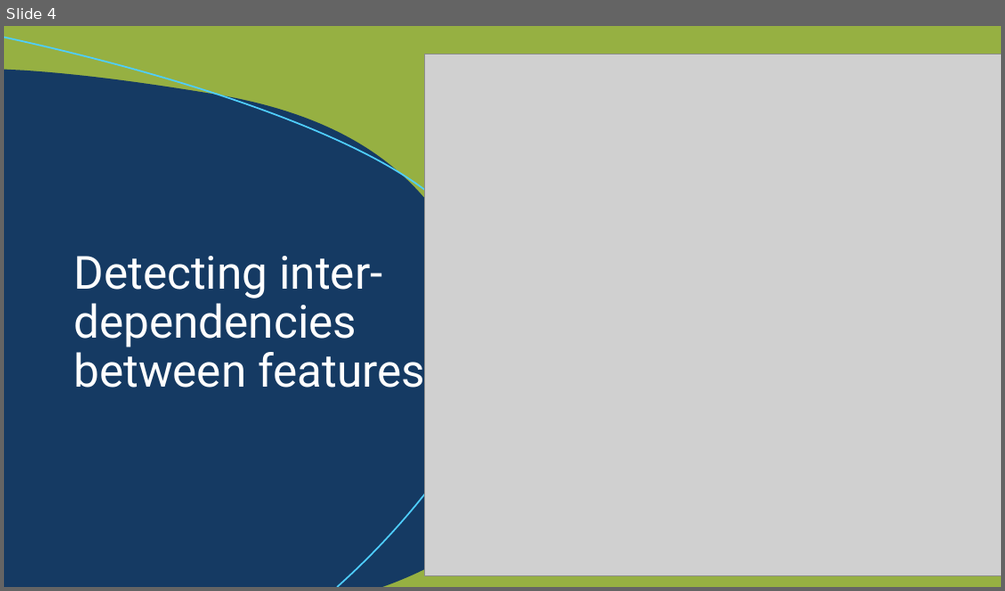
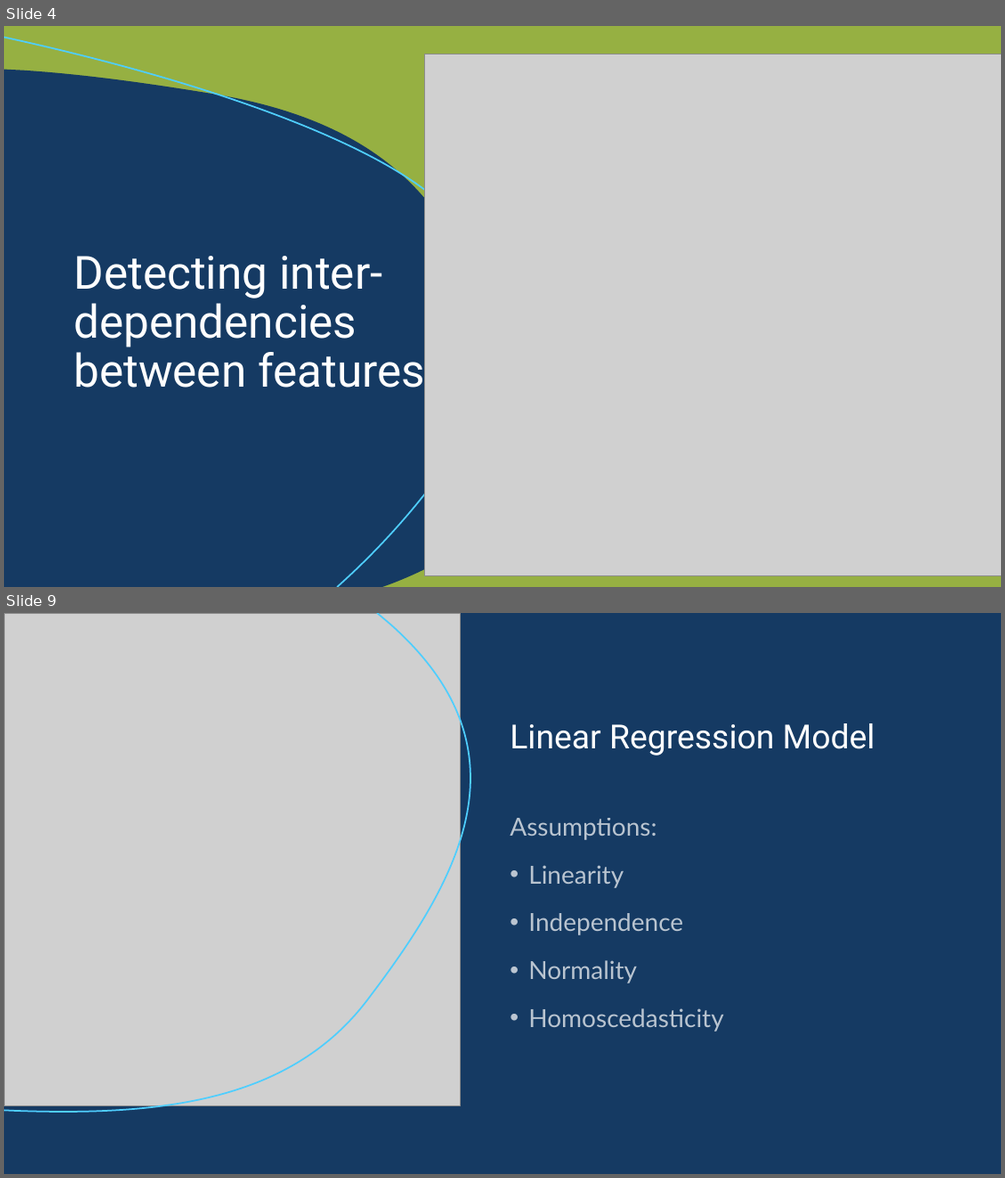
Before and after one commit to singhaniket98/Energy-Consumption-Prediction, a slide deck: presentationCapston.pptx. Shown one above the other, each under a label of ours: slide 4 before the commit, slides 4 and 9 after it; the slides between them are not shown. The pictures are 1005x591 and 1005x1178 pixels, drawn with LibreOffice and Linux fonts; fonts in the diff are those of the drawing; grey boxes stand for pictures. Boxes give left, top, right and bottom in pixels: in the first picture for what was removed or moved away, otherwise in the second. Text is boxed around its words. In the diff, an @@ line names an element or a change of style, - is before the commit and + after.

```diff
--- a/presentationCapston.pptx
+++ b/presentationCapston.pptx
@@ slide 9 added at bbox=[4, 613, 1001, 1174], background #153A63 @@
@@ rectangle added at bbox=[4, 613, 1001, 1174], fill #153A63 @@
@@ picture added at bbox=[4, 613, 461, 1106] @@
@@ freeform shape added at bbox=[4, 613, 470, 1111], outline #4FCEFF 1.5 pt @@
@@ freeform shape added at bbox=[4, 669, 40, 803], fill #0F6FC6 @@
@@ title added at bbox=[510, 723, 875, 755], 32 pt, text #FFFFFF @@
+Linear Regression Model
@@ text added at bbox=[510, 818, 723, 1031], 24 pt, text #FFFFFF at 70% opacity @@
+Assumptions:
+• Linearity
+• Independence
+• Normality
+• Homoscedasticity
@@ freeform shape added at bbox=[601, 1116, 963, 1174], outline #0EBC8C 1 pt @@
@@ freeform shape added at bbox=[671, 1124, 1001, 1174], fill #96B042 @@
```
Also in this commit, not shown: 1 slide changed, 4 other slides added, 3 other files.
